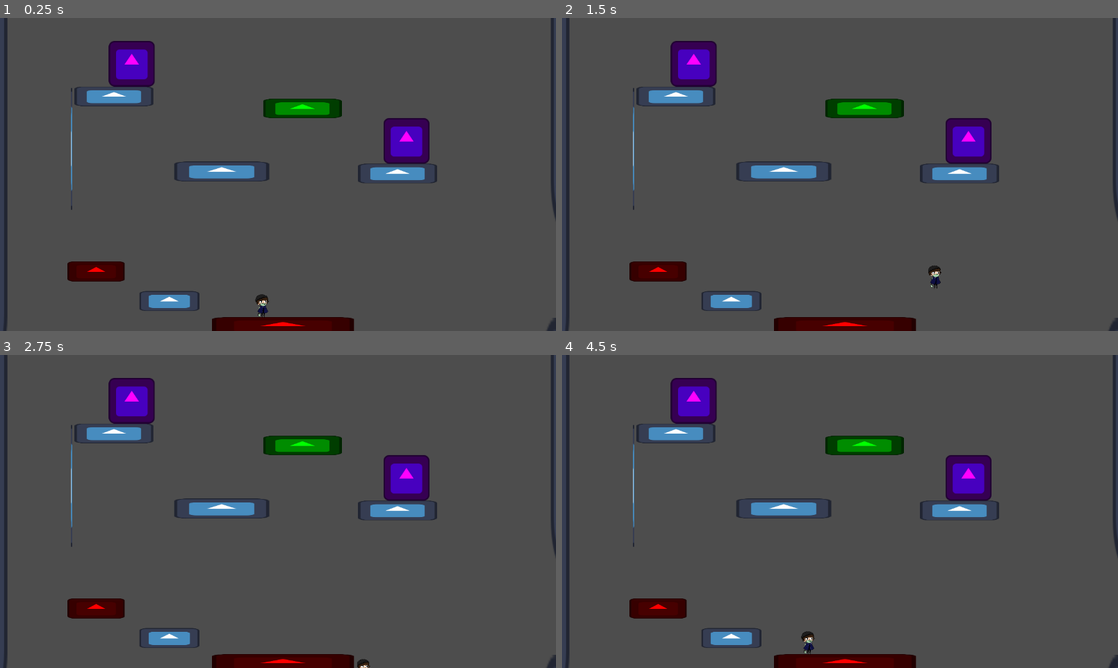
Above: before the commit, frames 1-4 (two rows, left to right).
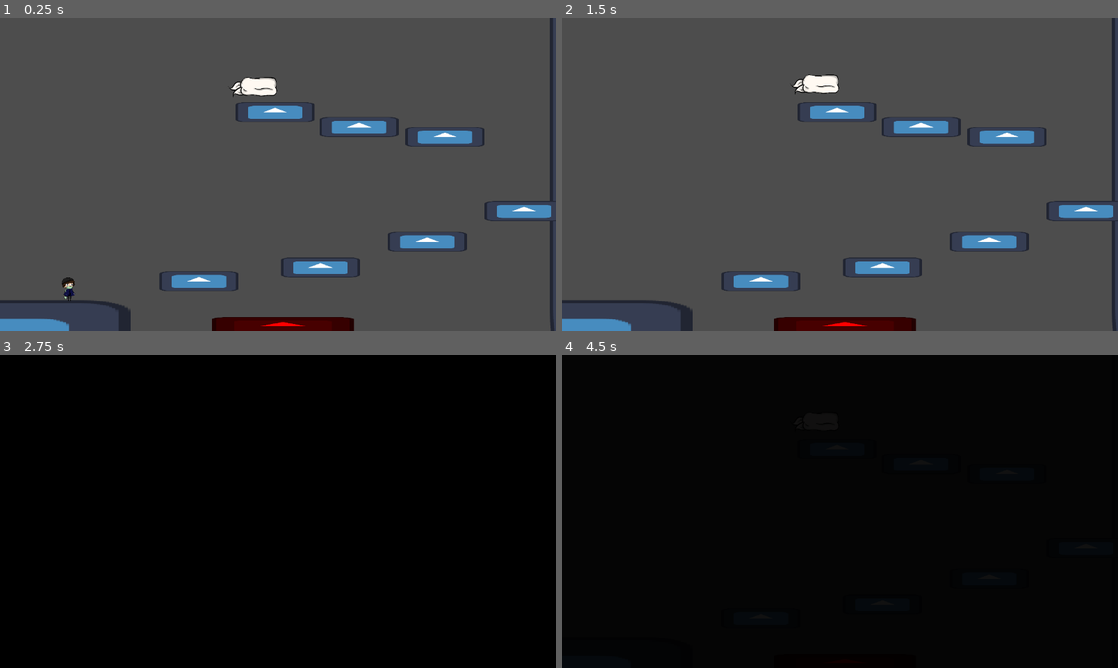
Above: after the commit, the same moments.

Repository: nandedeska/ggj-2026
Game: Godot game, scene res://scenes/LEVEL_ONE.tscn
Two runs of this game, one before a commit and one after it. Both use one fixed random seed, a clock stepped at 60 frames per second and the inputs below. Before the commit the project starts from res://scenes/LEVEL_TWO.tscn. The engine's default icon, where the game draws it, is replaced by a stand-in: a white triangle on a blue panel in a dark square.
Inputs:
- Up to frame 1 (0.25 s): no input
- Up to frame 2 (1.5 s): tap Enter (skip) at 0.5 s; hold F (mask) 0.53-1.28 s; hold D (move_right) from 0.53 s (still down); tap W (jump) at 0.77, 0.8, 1.07, 1.35 s
- Up to frame 3 (2.75 s): tap W (jump) at 1.52, 1.82, 2.3 s; tap F (mask) at 1.55 s; release D (move_right) at 2.03 s; hold A (move_left) from 2.03 s (still down); hold F (mask) from 2.03 s (still down)
- Up to frame 4 (4.5 s): release A (move_left) at 2.78 s; release F (mask) at 2.78 s; hold D (move_right) 2.78-4.28 s; tap F (mask) at 2.85, 4.35 s; tap W (jump) at 3.02, 3.32, 3.6, 3.77, 4.07 s; hold A (move_left) from 4.28 s (still down)

The runs differ from the first frame. In frame 1, 12% of the frame differs, in the area x 0-100%, y 0-100%; in frame 2, 12%; in frame 3, 100%; in frame 4, 100%.

Commit message:
PLAYER ANIMATIONS MF

Diff:
--- a/project.godot
+++ b/project.godot
@@ -15,7 +15,7 @@
 [application]
 
 config/name="ggj2026"
-run/main_scene="uid://ddx7e3pqpqbpo"
+run/main_scene="uid://t6mkmfts5mkc"
 config/features=PackedStringArray("4.5", "Mobile")
 config/icon="res://graphics/icon.svg"
 
@@ -68,4 +68,5 @@
 
 [rendering]
 
+textures/canvas_textures/default_texture_filter=0
 renderer/rendering_method="mobile"
--- a/scenes/player.tscn
+++ b/scenes/player.tscn
@@ -21,21 +21,34 @@
 [ext_resource type="Texture2D" uid="uid://dtb8082ovd8yj" path="res://graphics/sprites/idle0017.png" id="19_t4otl"]
 [ext_resource type="Texture2D" uid="uid://dip7g03yywott" path="res://graphics/sprites/idle0018.png" id="20_j2b1d"]
 [ext_resource type="Texture2D" uid="uid://bmory7xg4tujp" path="res://graphics/sprites/idle0019.png" id="21_cs1tg"]
-[ext_resource type="Texture2D" uid="uid://b4uqcmxu2fe2t" path="res://graphics/sprites/mask sprite.png" id="22_a38lo"]
 [ext_resource type="AudioStream" uid="uid://c13v8oshqbrue" path="res://SoundFX/jump.mp3" id="22_a38lo"]
+[ext_resource type="Texture2D" uid="uid://btllsy5i0hpfo" path="res://graphics/sprites/jumping animation.png" id="22_g5jhy"]
+[ext_resource type="Texture2D" uid="uid://bq255f5g03vac" path="res://graphics/sprites/frame0000.png" id="22_hhpqf"]
+[ext_resource type="Texture2D" uid="uid://cb746hir5oska" path="res://graphics/sprites/frame0001.png" id="23_g5jhy"]
+[ext_resource type="Texture2D" uid="uid://bwxi1bq0g1vkx" path="res://graphics/sprites/frame0002.png" id="24_holxr"]
+[ext_resource type="Texture2D" uid="uid://fuirp8mtnhf6" path="res://graphics/sprites/frame0003.png" id="25_mx1m4"]
+[ext_resource type="Texture2D" uid="uid://cy350b2jgq4ef" path="res://graphics/sprites/frame0004.png" id="26_4gjji"]
+[ext_resource type="Texture2D" uid="uid://cjli82877eihc" path="res://graphics/sprites/frame0005.png" id="27_u2ulf"]
+[ext_resource type="Texture2D" uid="uid://hi0n2jxun4s4" path="res://graphics/sprites/frame0006.png" id="28_6e8lb"]
+[ext_resource type="Texture2D" uid="uid://02c8xio3d2cg" path="res://graphics/sprites/frame0007.png" id="29_2gdjj"]
+[ext_resource type="Texture2D" uid="uid://1bw175kqjdr7" path="res://graphics/sprites/frame0008.png" id="30_sc3ue"]
+[ext_resource type="Texture2D" uid="uid://cpmoaoifsag61" path="res://graphics/sprites/frame0009.png" id="31_lxlsd"]
+[ext_resource type="Texture2D" uid="uid://1vhfdtksifud" path="res://graphics/sprites/frame0010.png" id="32_ha2mi"]
+[ext_resource type="Texture2D" uid="uid://js6cmkoi7boh" path="res://graphics/sprites/frame0011.png" id="33_apa73"]
+[ext_resource type="Texture2D" uid="uid://1r7m44lc8p0p" path="res://graphics/sprites/frame0012.png" id="34_74r1k"]
+[ext_resource type="Texture2D" uid="uid://c6umlmwaeexdr" path="res://graphics/sprites/frame0013.png" id="35_8svfe"]
+[ext_resource type="Texture2D" uid="uid://dk2qm7sxeerkq" path="res://graphics/sprites/frame0014.png" id="36_2a3c5"]
+[ext_resource type="Texture2D" uid="uid://c56fg326cqmk2" path="res://graphics/sprites/frame0015.png" id="37_42b1b"]
+[ext_resource type="Texture2D" uid="uid://c8tecxryo15qb" path="res://graphics/sprites/frame0016.png" id="38_h7ic4"]
+[ext_resource type="Texture2D" uid="uid://b38lx2ebxqf1" path="res://graphics/sprites/frame0017.png" id="39_au7lq"]
+[ext_resource type="Texture2D" uid="uid://bf3drfmv31l5r" path="res://graphics/sprites/frame0018.png" id="40_nubpm"]
+[ext_resource type="Texture2D" uid="uid://1s2smuuhlkyn" path="res://graphics/sprites/frame0019.png" id="41_ua5cf"]
+[ext_resource type="Texture2D" uid="uid://bvop3y7i5pn1v" path="res://graphics/sprites/frame0020.png" id="42_51ujp"]
+[ext_resource type="Texture2D" uid="uid://vvf0n1s70w70" path="res://graphics/sprites/frame0021.png" id="43_tk41t"]
+[ext_resource type="Texture2D" uid="uid://bn6xdvocar2ye" path="res://graphics/sprites/wall jump 1.png" id="45_holxr"]
 
 [sub_resource type="SpriteFrames" id="SpriteFrames_j5wjh"]
 animations = [{
-"frames": [],
-"loop": true,
-"name": &"Run",
-"speed": 11.0
-}, {
-"frames": [],
-"loop": true,
-"name": &"default",
-"speed": 5.0
-}, {
 "frames": [{
 "duration": 1.0,
 "texture": ExtResource("2_i4ail")
@@ -100,6 +113,93 @@
 "loop": true,
 "name": &"idle",
 "speed": 12.0
+}, {
+"frames": [{
+"duration": 1.0,
+"texture": ExtResource("22_g5jhy")
+}],
+"loop": true,
+"name": &"jump",
+"speed": 5.0
+}, {
+"frames": [{
+"duration": 1.0,
+"texture": ExtResource("22_hhpqf")
+}, {
+"duration": 1.0,
+"texture": ExtResource("23_g5jhy")
+}, {
+"duration": 1.0,
+"texture": ExtResource("24_holxr")
+}, {
+"duration": 1.0,
+"texture": ExtResource("25_mx1m4")
+}, {
+"duration": 1.0,
+"texture": ExtResource("26_4gjji")
+}, {
+"duration": 1.0,
+"texture": ExtResource("27_u2ulf")
+}, {
+"duration": 1.0,
+"texture": ExtResource("28_6e8lb")
+}, {
+"duration": 1.0,
+"texture": ExtResource("29_2gdjj")
+}, {
+"duration": 1.0,
+"texture": ExtResource("30_sc3ue")
+}, {
+"duration": 1.0,
+"texture": ExtResource("31_lxlsd")
+}, {
+"duration": 1.0,
+"texture": ExtResource("32_ha2mi")
+}, {
+"duration": 1.0,
+"texture": ExtResource("33_apa73")
+}, {
+"duration": 1.0,
+"texture": ExtResource("34_74r1k")
+}, {
+"duration": 1.0,
+"texture": ExtResource("35_8svfe")
+}, {
+"duration": 1.0,
+"texture": ExtResource("36_2a3c5")
+}, {
+"duration": 1.0,
+"texture": ExtResource("37_42b1b")
+}, {
+"duration": 1.0,
+"texture": ExtResource("38_h7ic4")
+}, {
+"duration": 1.0,
+"texture": ExtResource("39_au7lq")
+}, {
+"duration": 1.0,
+"texture": ExtResource("40_nubpm")
+}, {
+"duration": 1.0,
+"texture": ExtResource("41_ua5cf")
+}, {
+"duration": 1.0,
+"texture": ExtResource("42_51ujp")
+}, {
+"duration": 1.0,
+"texture": ExtResource("43_tk41t")
+}],
+"loop": true,
+"name": &"run",
+"speed": 21.0
+}, {
+"frames": [{
+"duration": 1.0,
+"texture": ExtResource("45_holxr")
+}],
+"loop": true,
+"name": &"wallJump",
+"speed": 5.0
 }]
 
 [sub_resource type="CircleShape2D" id="CircleShape2D_80nbo"]
@@ -115,8 +215,7 @@
 position = Vector2(1, -24.000002)
 scale = Vector2(0.03571119, 0.034659605)
 sprite_frames = SubResource("SpriteFrames_j5wjh")
-animation = &"idle"
-frame_progress = 0.21099316
+animation = &"run"
 
 [node name="CollisionShape2D" type="CollisionShape2D" parent="."]
 position = Vector2(1, -17)
@@ -128,7 +227,7 @@
 position = Vector2(1.35, -21.5)
 rotation = -0.034906585
 scale = Vector2(0.03, 0.03)
-texture = ExtResource("22_a38lo")
+
 [node name="AudioStreamPlayer2D" type="AudioStreamPlayer2D" parent="."]
 position = Vector2(1, -17)
 scale = Vector2(0.5999993, 1)
--- a/scripts/player.gd
+++ b/scripts/player.gd
@@ -23,7 +23,7 @@
 var look_dir_x: int =  1
 
 @onready var mask := $Mask
-@onready var animation: AnimatedSprite2D = $Animation
+@onready var animated_sprite_2d: AnimatedSprite2D = $AnimatedSprite2D
 @onready var audio_stream_player_2d: AudioStreamPlayer2D = $AudioStreamPlayer2D
 
 var has_mask := false
@@ -47,6 +47,22 @@
 	var x_input: float = Input.get_action_strength("move_right") - Input.get_action_strength("move_left")
 	var velocity_weight_x: float = 1 - exp( - ( ACCELERATION if x_input else FRICTION ) * delta)
 
+	var direction = Input.get_axis("move_left","move_right")
+
+	if direction > 0:
+		animated_sprite_2d.flip_h = false
+	elif direction < 0:
+		animated_sprite_2d.flip_h = true
+
+	if is_on_floor():
+		if direction == 0:
+			animated_sprite_2d.play("idle")
+		if direction != 0:
+			animated_sprite_2d.play("run")
+	if not is_on_floor() and velocity.y < 0:
+		animated_sprite_2d.play("jump")
+
+
 	if wall_jump_lock > 0.0:
 		wall_jump_lock -= delta
 		velocity.x = lerp(velocity.x, x_input * SPEED, velocity_weight_x * 0.2)
@@ -65,6 +81,7 @@
 				wall_jump_lock = WALL_JUMP_LOCK_TIME
 
 	if !is_on_floor() and velocity.y > 0 and is_on_wall() and velocity.x !=0:
+		animated_sprite_2d.play("wallJump")
 		look_dir_x = sign(velocity.x)
 		wall_contact_cayote = WALL_CONTACT_CAYOTE_TIME
 		velocity.y = GRAVITY_WALL
Binary file added: graphics/sprites/frame0000.png
Not shown, added: graphics/sprites/frame0000.png.import
Binary file added: graphics/sprites/frame0001.png
Not shown, added: graphics/sprites/frame0001.png.import
Binary file added: graphics/sprites/frame0002.png
Not shown, added: graphics/sprites/frame0002.png.import
Binary file added: graphics/sprites/frame0003.png
Not shown, added: graphics/sprites/frame0003.png.import
Binary file added: graphics/sprites/frame0004.png
Not shown, added: graphics/sprites/frame0004.png.import
Binary file added: graphics/sprites/frame0005.png
Not shown, added: graphics/sprites/frame0005.png.import
(and 83 more such lines)
